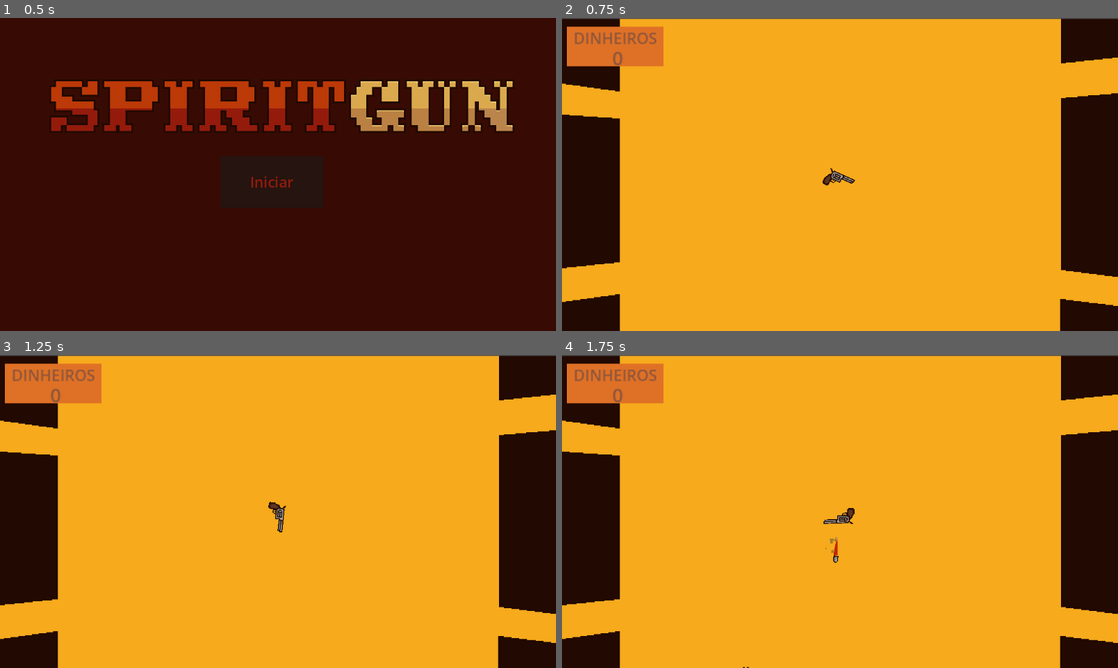
Above: before the commit, frames 1-4 (two rows, left to right).
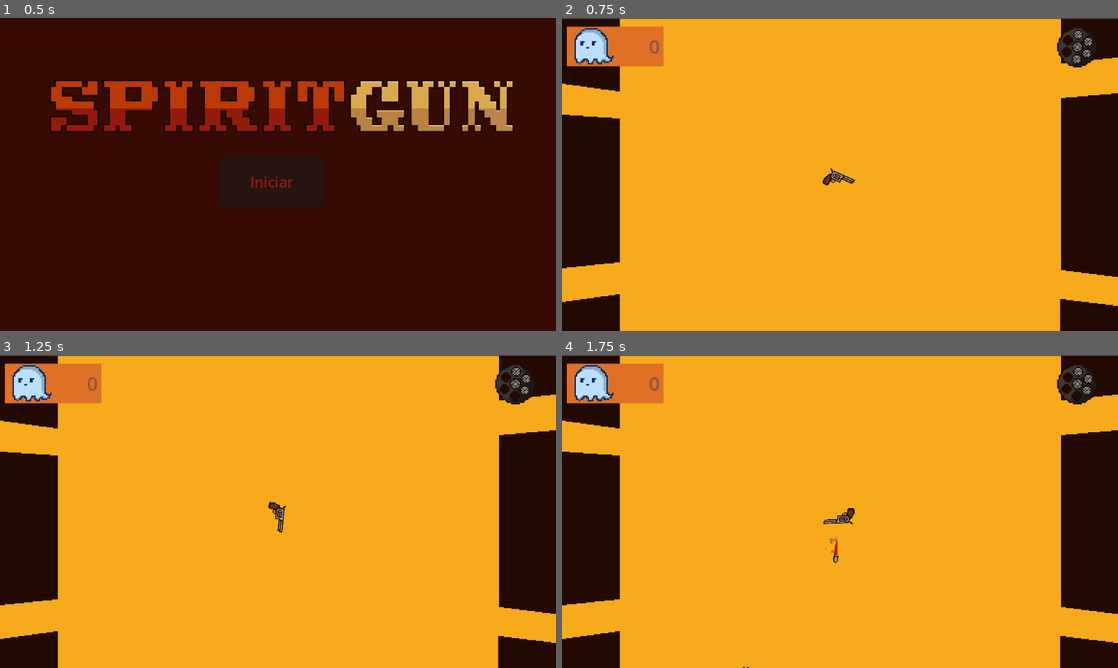
Above: after the commit, the same moments.

Repository: Guigo-dev/JuniperGameJam
Game: Godot game, scene res://Scenes/Menus/menu_inicial.tscn
Two runs of this game, one before a commit and one after it. Both use one fixed random seed, a clock stepped at 60 frames per second and the inputs below.
Inputs:
- Up to frame 1 (0.5 s): no input
- Up to frame 2 (0.75 s): click "Iniciar" at 0.5 s
- Up to frame 3 (1.25 s): no input
- Up to frame 4 (1.75 s): hold Right (Direita) from 1.28 s (still down); tap Space (atirar) at 1.35 s

Frame 1 is identical in both runs. In frame 2, 1.4% of the frame differs, in the area x 2-96%, y 3-16%; in frame 3, 1.3%; in frame 4, 1.3%.

Commit message:
icones de alma e vida

Diff:
--- a/Scenes/FasePrincipal/FasePrincipal.tscn
+++ b/Scenes/FasePrincipal/FasePrincipal.tscn
@@ -6,8 +6,35 @@
 [ext_resource type="Texture2D" uid="uid://bhf18linav7ue" path="res://Sprites/PNG/fundo_fase.png" id="3_04ipe"]
 [ext_resource type="PackedScene" uid="uid://13ixk6h33t1i" path="res://Scenes/FasePrincipal/EnemyDefault.tscn" id="3_82kia"]
 [ext_resource type="Texture2D" uid="uid://rogtftkam8yd" path="res://Sprites/PNG/village.png" id="4_sn6df"]
+[ext_resource type="Texture2D" uid="uid://c2buru432eq5g" path="res://Sprites/PNG/soulcounter.png" id="5_1hlo7"]
 [ext_resource type="PackedScene" uid="uid://wf23uwlm7b0r" path="res://Scenes/FasePrincipal/enemy_gordo.tscn" id="6_qp7sx"]
 [ext_resource type="PackedScene" uid="uid://m6fl22fp30ky" path="res://Scenes/FasePrincipal/enemy_magro.tscn" id="7_1hlo7"]
+[ext_resource type="Texture2D" uid="uid://b5tq0j6uwwq4c" path="res://Sprites/PNG/lifecounter.png" id="10_xjset"]
+
+[sub_resource type="AtlasTexture" id="AtlasTexture_jsvmo"]
+atlas = ExtResource("5_1hlo7")
+region = Rect2(32, 0, 32, 32)
+
+[sub_resource type="AtlasTexture" id="AtlasTexture_xjset"]
+atlas = ExtResource("5_1hlo7")
+region = Rect2(0, 0, 32, 32)
+
+[sub_resource type="SpriteFrames" id="SpriteFrames_o2jkb"]
+animations = [{
+"frames": [{
+"duration": 1.0,
+"texture": SubResource("AtlasTexture_jsvmo")
+}, {
+"duration": 1.0,
+"texture": SubResource("AtlasTexture_xjset")
+}, {
+"duration": 1.0,
+"texture": SubResource("AtlasTexture_jsvmo")
+}],
+"loop": false,
+"name": &"default",
+"speed": 5.0
+}]
 
 [sub_resource type="Curve2D" id="Curve2D_sn6df"]
 _data = {
@@ -101,9 +128,202 @@
 }
 point_count = 6
 
-[node name="FasePrincipal" type="Node2D" unique_id=1502453635 node_paths=PackedStringArray("arma")]
+[sub_resource type="AtlasTexture" id="AtlasTexture_o2jkb"]
+atlas = ExtResource("10_xjset")
+region = Rect2(512, 0, 32, 32)
+
+[sub_resource type="AtlasTexture" id="AtlasTexture_uotby"]
+atlas = ExtResource("10_xjset")
+region = Rect2(384, 0, 32, 32)
+
+[sub_resource type="AtlasTexture" id="AtlasTexture_lahha"]
+atlas = ExtResource("10_xjset")
+region = Rect2(416, 0, 32, 32)
+
+[sub_resource type="AtlasTexture" id="AtlasTexture_nmifv"]
+atlas = ExtResource("10_xjset")
+region = Rect2(448, 0, 32, 32)
+
+[sub_resource type="AtlasTexture" id="AtlasTexture_u4hfx"]
+atlas = ExtResource("10_xjset")
+region = Rect2(480, 0, 32, 32)
+
+[sub_resource type="AtlasTexture" id="AtlasTexture_3bvoq"]
+atlas = ExtResource("10_xjset")
+region = Rect2(288, 0, 32, 32)
+
+[sub_resource type="AtlasTexture" id="AtlasTexture_14hcg"]
+atlas = ExtResource("10_xjset")
+region = Rect2(320, 0, 32, 32)
+
+[sub_resource type="AtlasTexture" id="AtlasTexture_s446e"]
+atlas = ExtResource("10_xjset")
+region = Rect2(352, 0, 32, 32)
+
+[sub_resource type="AtlasTexture" id="AtlasTexture_p7m6u"]
+atlas = ExtResource("10_xjset")
+region = Rect2(384, 0, 32, 32)
+
+[sub_resource type="AtlasTexture" id="AtlasTexture_sqwau"]
+atlas = ExtResource("10_xjset")
+region = Rect2(192, 0, 32, 32)
+
+[sub_resource type="AtlasTexture" id="AtlasTexture_fol42"]
+atlas = ExtResource("10_xjset")
+region = Rect2(224, 0, 32, 32)
+
+[sub_resource type="AtlasTexture" id="AtlasTexture_xe2kd"]
+atlas = ExtResource("10_xjset")
+region = Rect2(256, 0, 32, 32)
+
+[sub_resource type="AtlasTexture" id="AtlasTexture_y67md"]
+atlas = ExtResource("10_xjset")
+region = Rect2(288, 0, 32, 32)
+
+[sub_resource type="AtlasTexture" id="AtlasTexture_6dx8m"]
+atlas = ExtResource("10_xjset")
+region = Rect2(96, 0, 32, 32)
+
+[sub_resource type="AtlasTexture" id="AtlasTexture_lp2k8"]
+atlas = ExtResource("10_xjset")
+region = Rect2(128, 0, 32, 32)
+
+[sub_resource type="AtlasTexture" id="AtlasTexture_ypq72"]
+atlas = ExtResource("10_xjset")
+region = Rect2(160, 0, 32, 32)
+
+[sub_resource type="AtlasTexture" id="AtlasTexture_vfujf"]
+atlas = ExtResource("10_xjset")
+region = Rect2(192, 0, 32, 32)
+
+[sub_resource type="AtlasTexture" id="AtlasTexture_otbn3"]
+atlas = ExtResource("10_xjset")
+region = Rect2(0, 0, 32, 32)
+
+[sub_resource type="AtlasTexture" id="AtlasTexture_s0efg"]
+atlas = ExtResource("10_xjset")
+region = Rect2(32, 0, 32, 32)
+
+[sub_resource type="AtlasTexture" id="AtlasTexture_sk0xw"]
+atlas = ExtResource("10_xjset")
+region = Rect2(64, 0, 32, 32)
+
+[sub_resource type="AtlasTexture" id="AtlasTexture_06hhq"]
+atlas = ExtResource("10_xjset")
+region = Rect2(96, 0, 32, 32)
+
+[sub_resource type="AtlasTexture" id="AtlasTexture_irivd"]
+atlas = ExtResource("10_xjset")
+region = Rect2(0, 0, 32, 32)
+
+[sub_resource type="SpriteFrames" id="SpriteFrames_prgf5"]
+animations = [{
+"frames": [{
+"duration": 1.0,
+"texture": SubResource("AtlasTexture_o2jkb")
+}],
+"loop": false,
+"name": &"0 life",
+"speed": 5.0
+}, {
+"frames": [{
+"duration": 1.0,
+"texture": SubResource("AtlasTexture_uotby")
+}, {
+"duration": 1.0,
+"texture": SubResource("AtlasTexture_lahha")
+}, {
+"duration": 1.0,
+"texture": SubResource("AtlasTexture_nmifv")
+}, {
+"duration": 1.0,
+"texture": SubResource("AtlasTexture_u4hfx")
+}],
+"loop": false,
+"name": &"1 life",
+"speed": 5.0
+}, {
+"frames": [{
+"duration": 1.0,
+"texture": SubResource("AtlasTexture_3bvoq")
+}, {
+"duration": 1.0,
+"texture": SubResource("AtlasTexture_14hcg")
+}, {
+"duration": 1.0,
+"texture": SubResource("AtlasTexture_s446e")
+}, {
+"duration": 1.0,
+"texture": SubResource("AtlasTexture_p7m6u")
+}],
+"loop": false,
+"name": &"2 life",
+"speed": 5.0
+}, {
+"frames": [{
+"duration": 1.0,
+"texture": SubResource("AtlasTexture_sqwau")
+}, {
+"duration": 1.0,
+"texture": SubResource("AtlasTexture_fol42")
+}, {
+"duration": 1.0,
+"texture": SubResource("AtlasTexture_xe2kd")
+}, {
+"duration": 1.0,
+"texture": SubResource("AtlasTexture_y67md")
+}],
+"loop": false,
+"name": &"3 life",
+"speed": 5.0
+}, {
+"frames": [{
+"duration": 1.0,
+"texture": SubResource("AtlasTexture_6dx8m")
+}, {
+"duration": 1.0,
+"texture": SubResource("AtlasTexture_lp2k8")
+}, {
+"duration": 1.0,
+"texture": SubResource("AtlasTexture_ypq72")
+}, {
+"duration": 1.0,
+"texture": SubResource("AtlasTexture_vfujf")
+}],
+"loop": false,
+"name": &"4 life",
+"speed": 5.0
+}, {
+"frames": [{
+"duration": 1.0,
+"texture": SubResource("AtlasTexture_otbn3")
+}, {
+"duration": 1.0,
+"texture": SubResource("AtlasTexture_s0efg")
+}, {
+"duration": 1.0,
+"texture": SubResource("AtlasTexture_sk0xw")
+}, {
+"duration": 1.0,
+"texture": SubResource("AtlasTexture_06hhq")
+}],
+"loop": false,
+"name": &"5 life",
+"speed": 5.0
+}, {
+"frames": [{
+"duration": 1.0,
+"texture": SubResource("AtlasTexture_irivd")
+}],
+"loop": false,
+"name": &"6 life",
+"speed": 5.0
+}]
+
+[node name="FasePrincipal" type="Node2D" unique_id=1502453635 node_paths=PackedStringArray("arma", "lifeCounterIcon")]
 script = ExtResource("1_7kxa5")
 arma = NodePath("Arma")
+lifeCounterIcon = NodePath("LifeCounterIcon")
 
 [node name="Arma" parent="." unique_id=44014132 instance=ExtResource("1_x5p2i")]
 
@@ -141,22 +361,12 @@
 color = Color(0.8745098, 0.44313726, 0.14901961, 1)
 metadata/_edit_use_anchors_ = true
 
-[node name="TextFrase" type="RichTextLabel" parent="Pontos" unique_id=487760098]
-layout_mode = 0
-offset_right = 102.0
-offset_bottom = 21.0
-theme_override_colors/default_color = Color(0.56078434, 0.3372549, 0.23137255, 1)
-theme_override_font_sizes/normal_font_size = 16
-text = "DINHEIROS
-"
-scroll_active = false
-horizontal_alignment = 1
-vertical_alignment = 1
-metadata/_edit_use_anchors_ = true
-
 [node name="TextPontos" type="RichTextLabel" parent="Pontos" unique_id=187227670]
 texture_filter = 1
-layout_mode = 0
+layout_mode = 1
+anchors_preset = -1
+anchor_left = 0.38
+anchor_top = -0.4390244
 offset_left = 6.0
 offset_top = 18.0
 offset_right = 100.0
@@ -169,6 +379,12 @@
 vertical_alignment = 1
 metadata/_edit_use_anchors_ = true
 
+[node name="SoulCounterIcon" type="AnimatedSprite2D" parent="Pontos" unique_id=15288452]
+position = Vector2(26, 18)
+scale = Vector2(1.5, 1.5)
+sprite_frames = SubResource("SpriteFrames_o2jkb")
+frame_progress = 1.0
+
 [node name="Path2D" type="Path2D" parent="." unique_id=1378421555]
 position = Vector2(-304, 0)
 curve = SubResource("Curve2D_sn6df")
@@ -237,6 +453,13 @@
 cooldown = 2.5
 target = NodePath("../../Arma")
 
+[node name="LifeCounterIcon" type="AnimatedSprite2D" parent="." unique_id=1461465721]
+z_index = 3
+position = Vector2(247, -138)
+scale = Vector2(1.5, 1.5)
+sprite_frames = SubResource("SpriteFrames_prgf5")
+animation = &"6 life"
+
 [connection signal="enemy_died" from="Path2D/EnemySpawner" to="." method="_on_enemy_spawner_enemy_died"]
 [connection signal="enemy_died" from="Path2D2/EnemySpawner2" to="." method="_on_enemy_spawner_2_enemy_died"]
 [connection signal="enemy_died" from="Path2D3/EnemySpawner3" to="." method="_on_enemy_spawner_3_enemy_died"]
--- a/Scripts/FasePrincipal/arma.gd
+++ b/Scripts/FasePrincipal/arma.gd
@@ -20,6 +20,7 @@
 
 func _ready() -> void:
 	add_to_group("arma")
+	get_parent().update_lifeCounterIcon(healthComponent.lifePoints,0)
 
 func _physics_process(delta: float) -> void:
 	speed = 75 * speedMultiplier #velocidade base de rotacao
@@ -44,8 +45,10 @@
 	if(area.is_in_group("enemy")):
 		print("acertou")
 		healthComponent.updateLP(-1)
+		get_parent().update_lifeCounterIcon(healthComponent.lifePoints,0)
 	if(area.is_in_group("lifeGainer")):
 		healthComponent.updateLP(1)
+
 
 func updateMaxHealth(amount: int):
 	healthComponent.MAX_LIFE += amount
--- a/Scripts/FasePrincipal/fase_principal.gd
+++ b/Scripts/FasePrincipal/fase_principal.gd
@@ -2,10 +2,14 @@
 
 @onready var pontosText := $Pontos/TextPontos
 @export var arma: Area2D
+@onready var soulCounterIcon = $Pontos/SoulCounterIcon
+@export var lifeCounterIcon: AnimatedSprite2D
+
 
 var pontos := 0
 
 # Called every frame. 'delta' is the elapsed time since the previous frame.
+@warning_ignore("unused_parameter")
 func _process(delta: float) -> void:
 	pontosText.text = (var_to_str(pontos))
 
@@ -18,12 +22,22 @@
 	GameManager.gun_changed.emit(arma)
 
 func _on_enemy_spawner_enemy_died() -> void:
-	pontos += 1
+	update_pontos(1)
 
 
 func _on_enemy_spawner_2_enemy_died() -> void:
-	pontos += 1
+	update_pontos(1)
 
 
 func _on_enemy_spawner_3_enemy_died() -> void:
-	pontos += 1
+	update_pontos(1)
+
+func update_pontos(quantidade: int)-> void:
+	soulCounterIcon.play("default")
+	pontos +=quantidade
+
+func update_lifeCounterIcon(life_amount: int, frame: int):
+	var animationName = str(life_amount) + " life"
+	lifeCounterIcon.play(animationName)
+	if(frame != null):
+		lifeCounterIcon.set_frame_and_progress(frame,0.0)
Not shown, added: Sprites/PNG/lifecounter.png.import
Not shown, added: Sprites/PNG/soulcounter.png.import
